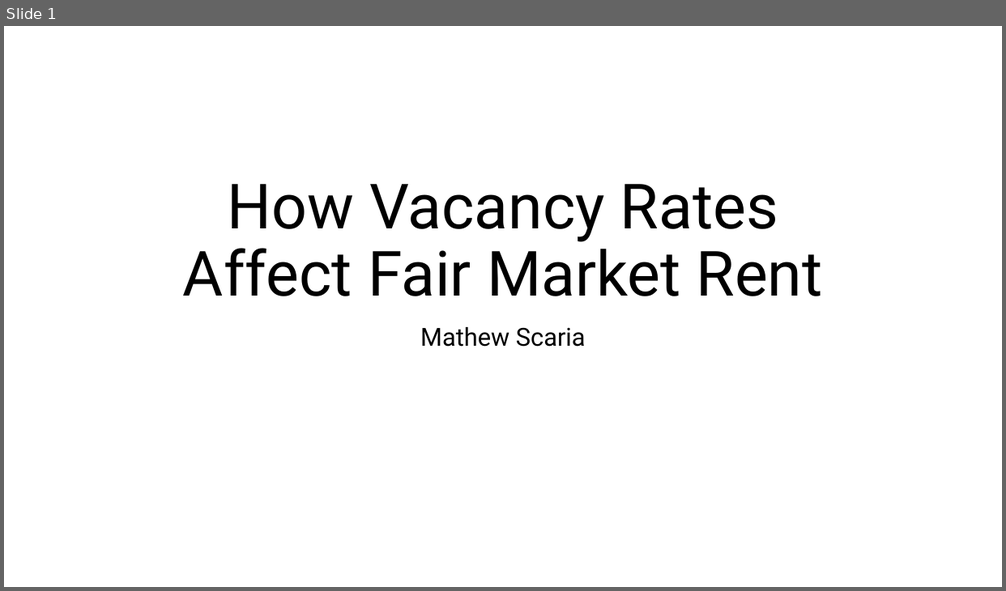
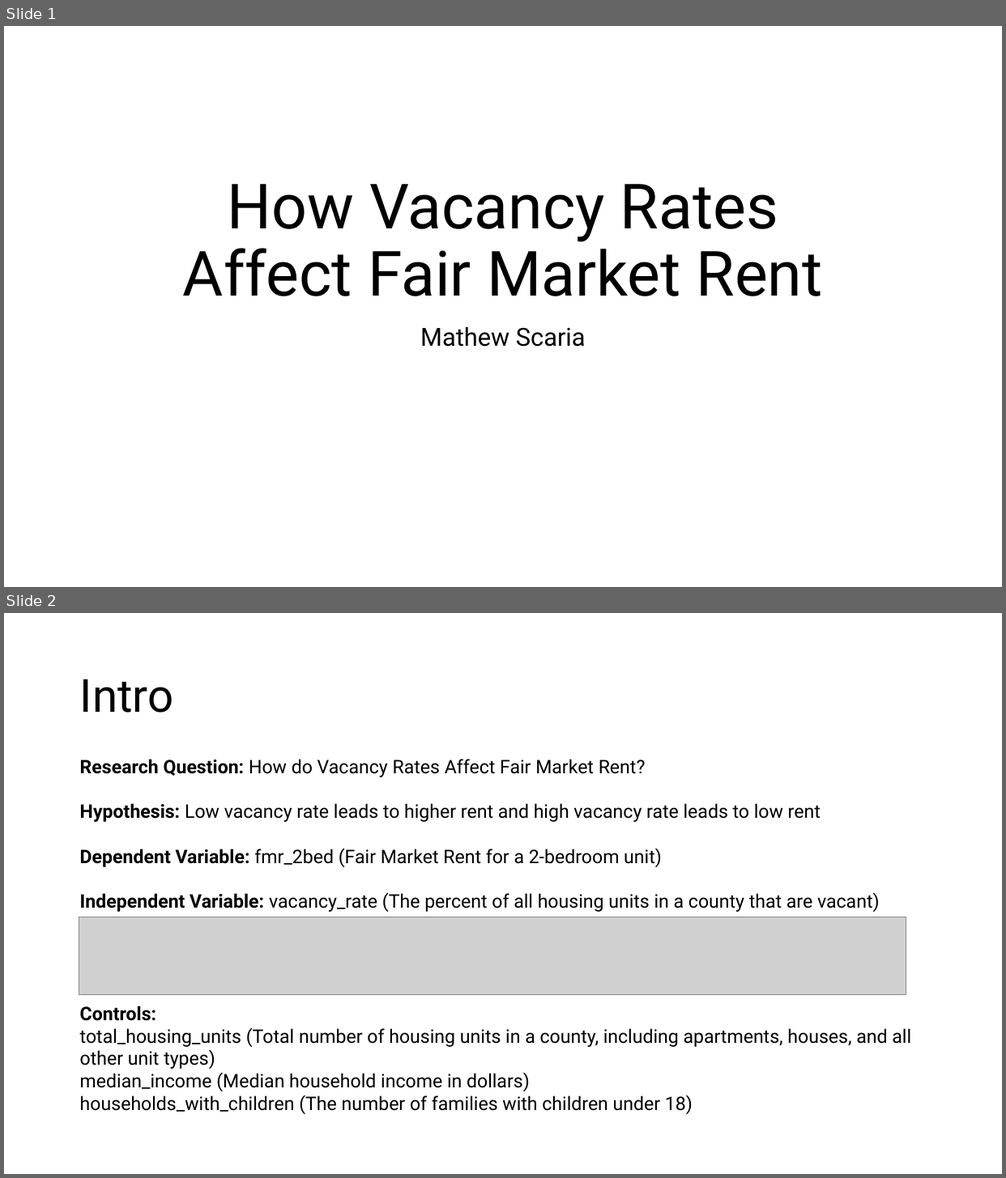
Before and after one commit to ProfKaltenberg/final-project-mathew2003, a slide deck: Mathew Scaria Final Presentation.pptx. Shown one above the other, each under a label of ours: slide 1 before the commit, slides 1 and 2 after it. The pictures are 1006x591 and 1006x1178 pixels, drawn with LibreOffice and Linux fonts; fonts in the diff are those of the drawing; grey boxes stand for pictures. Boxes give left, top, right and bottom in pixels: in the first picture for what was removed or moved away, otherwise in the second. Text is boxed around its words. In the diff, an @@ line names an element or a change of style, - is before the commit and + after.

```diff
--- a/Mathew Scaria Final Presentation.pptx
+++ b/Mathew Scaria Final Presentation.pptx
@@ slide 2 added at (4, 613, 1002, 1174), background #FFFFFF @@
@@ title added at (80, 679, 174, 713), 44 pt, text #000000 @@
+Intro
@@ text added at (80, 759, 911, 1114), 18 pt, text #000000 @@
+Research Question: How do Vacancy Rates Affect Fair Market Rent?
+Hypothesis: Low vacancy rate leads to higher rent and high vacancy rate leads to low rent
+Dependent Variable: fmr_2bed (Fair Market Rent for a 2-bedroom unit)
+Independent Variable: vacancy_rate (The percent of all housing units in a county that are vacant)
+Controls:
+total_housing_units (Total number of housing units in a county, including apartments, houses, and all other unit types)
+median_income (Median household income in dollars)
+households_with_children (The number of families with children under 18)
@@ picture added at (79, 917, 907, 995) @@
```
Also in this commit, not shown: 8 other slides added.
